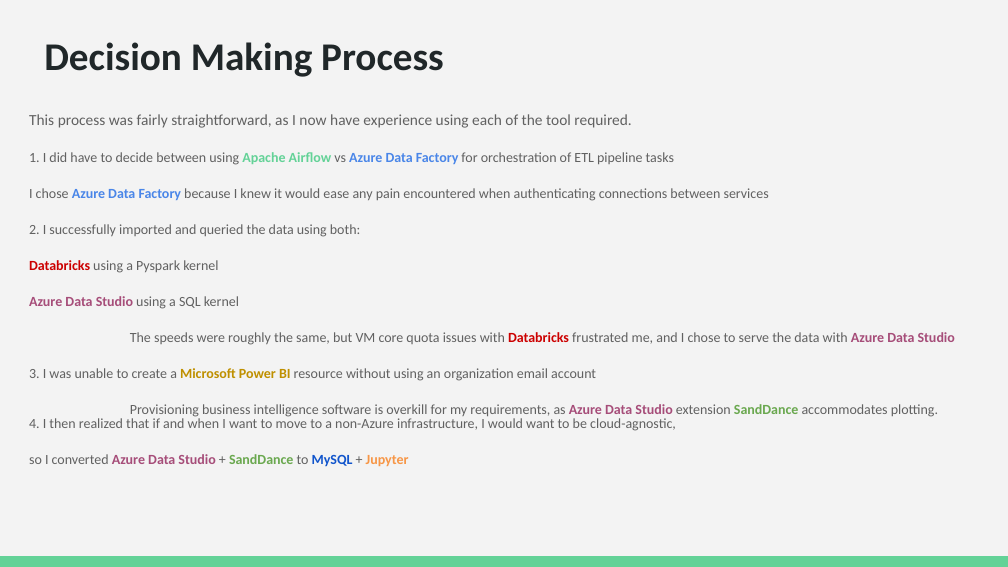
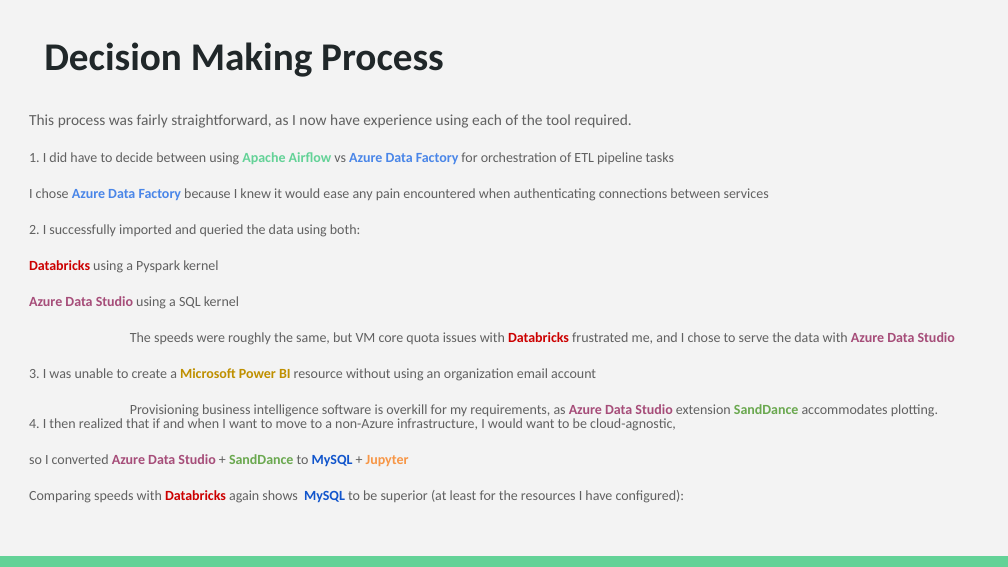
Before and after one commit to conner-mcnicholas/SevereWeatherDB, a slide deck: slide 2 of Step7/docs/DeploymentArchitecture.odp. Drawn at 1008x567 pixels with LibreOffice and Linux fonts; fonts in the diff are those of the drawing. Boxes give left, top, right and bottom in pixels: in the first picture for what was removed or moved away, otherwise in the second. Text is boxed around its words. In the diff, an @@ line names an element or a change of style, - is before the commit and + after.

```diff
--- a/Step7/docs/DeploymentArchitecture.odp
+++ b/Step7/docs/DeploymentArchitecture.odp
@@ text at (29, 490, 685, 503): paragraph added @@
+Comparing speeds with Databricks again shows MySQL to be superior (at least for the resources I have configured):
```
Also in this commit, not shown: 2 slides added, 8 other files.
